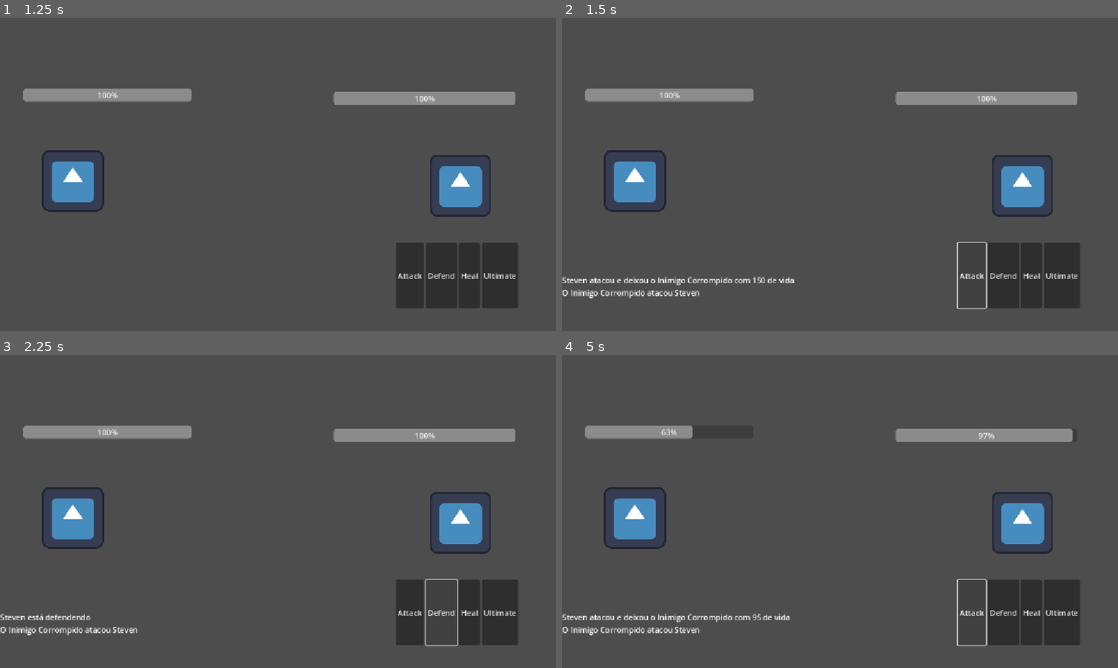
Above: before the commit, frames 1-4 (two rows, left to right).
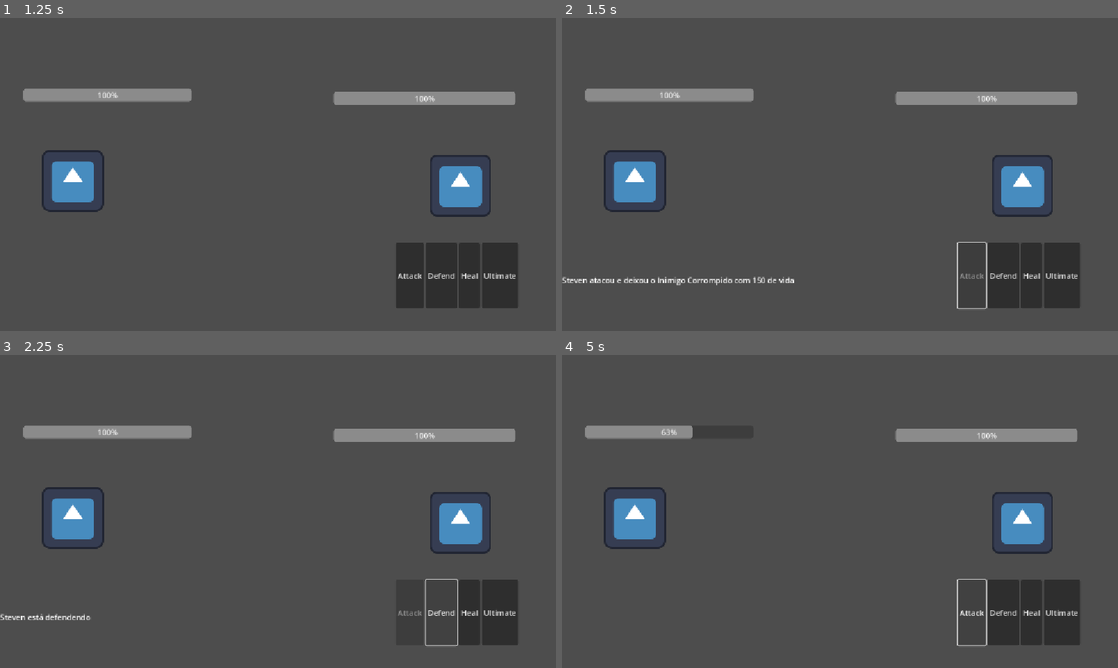
Above: after the commit, the same moments.

Repository: dandat309/Fabri
Game: Godot game, scene res://Cena/inicio.tscn
Two runs of this game, one before a commit and one after it. Both use one fixed random seed, a clock stepped at 60 frames per second and the inputs below. The engine's default icon, where the game draws it, is replaced by a stand-in: a white triangle on a blue panel in a dark square.
Inputs:
- Up to frame 1 (1.25 s): click "JOGAR" at 0.5 s
- Up to frame 2 (1.5 s): click "Attack" at 1.25 s
- Up to frame 3 (2.25 s): click "Defend" at 2 s
- Up to frame 4 (5 s): click "Heal" at 2.75 s; click "Ultimate" at 3.5 s; click "Attack" at 4.25 s

Frame 1 is identical in both runs. In frame 2, 0.4% of the frame differs, in the area x 0-76%, y 81-90%; in frame 3, 0.4%; in frame 4, 0.8%, in the area x 0-93%, y 23-90%.

Commit message:
Add files via upload

Diff:
--- a/Cena/Batalha.tscn
+++ b/Cena/Batalha.tscn
@@ -37,6 +37,7 @@
 offset_top = 531.0
 offset_right = 686.0
 offset_bottom = 651.0
+justification_flags = 227
 
 [node name="HBoxContainer" type="HBoxContainer" parent="."]
 anchors_preset = 8
--- a/Cena/inicio.tscn
+++ b/Cena/inicio.tscn
@@ -1,7 +1,7 @@
 [gd_scene load_steps=3 format=3 uid="uid://colpcgvbr1eqq"]
 
 [ext_resource type="Texture2D" uid="uid://bwo7sddorn1dx" path="res://Script/steven.png" id="1_8xla8"]
-[ext_resource type="Script" uid="uid://v1x8mnuo3qyy" path="res://Cena/inicio.gd" id="1_pb6h5"]
+[ext_resource type="Script" uid="uid://v1x8mnuo3qyy" path="res://Script/inicio.gd" id="1_pb6h5"]
 
 [node name="Inicio" type="Node2D"]
 script = ExtResource("1_pb6h5")
--- a/Script/Batalha.gd
+++ b/Script/Batalha.gd
@@ -7,6 +7,8 @@
 func _ready():
 	$steven2.value = steven.vida
 	$inimigo2.value = enemy.vida
+	await get_tree().create_timer(2.5).timeout
+	$text.text = ""
 
 func _on_attack_pressed() -> void:
 	$HBoxContainer/attack.disabled = true
@@ -17,24 +19,40 @@
 	if enemy.vida <= 0:
 		get_tree().change_scene_to_file("res://Cena/vitoria.tscn")
 		return
+	await get_tree().create_timer(1.0).timeout
+	$HBoxContainer/attack.disabled = false
+	await get_tree().create_timer(1.3).timeout
+	$text.text = ""
 	enemy_turn()
-	$HBoxContainer/attack.disabled = false
-
 func _on_defend_pressed() -> void:
+	$HBoxContainer/attack.disabled = true
 	steven.defender()
 	$text.text = steven.nome +" está defendendo"
+	await get_tree().create_timer(2.0).timeout
+	$HBoxContainer/attack.disabled = false
+	await get_tree().create_timer(1.3).timeout
+	$text.text = ""
 	enemy_turn()
 
 func _on_heal_pressed() -> void:
 	steven.curar()
 	$text.text = steven.nome +" se curou Vida atual: " + str(steven.vida)
 	$steven2.value = steven.vida
+	await get_tree().create_timer(2.0).timeout
+	$HBoxContainer/attack.disabled = false
+	await get_tree().create_timer(1.3).timeout
+	$text.text = ""
 	enemy_turn()
 
 func _on_ultimate_pressed() -> void:
+	$HBoxContainer/attack.disabled = false
 	steven.ultimate(enemy)
 	$inimigo2.value = enemy.vida
 	$text.text = steven.nome + " usou seu ultimate \nVida do"  + enemy.nome +  " : " + str(enemy.vida)
+	await get_tree().create_timer(3.0).timeout
+	$HBoxContainer/attack.disabled = true
+	await get_tree().create_timer(1.3).timeout
+	$text.text = ""
 	if enemy.vida <= 0:
 		get_tree().change_scene_to_file("res://Cena/vitoria.tscn")
 		return
@@ -43,12 +61,16 @@
 	if StAckcon >= 3:
 		enemy.ultimate(steven)
 		StAckcon = 0
-		$text.text += "\n O " + enemy.nome + " usou a Ult"
+		$text.text += "\n O " + enemy.nome + " usou a Ult" + str(steven.vida)
 		$steven2.value = steven.vida
+		await get_tree().create_timer(1.3).timeout
+		$text.text = ""
 	else:
 		enemy.atacar(steven)
-		$text.text += "\nO " + enemy.nome + " atacou Steven"
+		$text.text += "\nO " + enemy.nome + " atacou Steven \n Steven ficou com " + str(steven.vida)
 		$steven2.value = steven.vida
+		await get_tree().create_timer(1.3).timeout
+		$text.text = ""
 	if steven.vida <= 0:
 		get_tree().change_scene_to_file("res://Cena/derrota.tscn")
 
@@ -60,3 +82,5 @@
 	enemy.ultimate(steven)
 	$steven2.value = steven.vida
 	$text.text = "\nO " +enemy.nome + " inimigo usou seu ultimate Vida do Steven: " + str(steven.vida)
+	await get_tree().create_timer(1.5).timeout
+	$text.text = ""
--- /dev/null
+++ b/Script/inicio.gd
@@ -0,0 +1,7 @@
+extends Node2D
+
+func _on_jogar_pressed() -> void:
+	get_tree().change_scene_to_file("res://Cena/Batalha.tscn")
+
+func _on_quit_pressed() -> void:
+	get_tree().quit()
Not shown, added: Script/inicio.gd.uid
